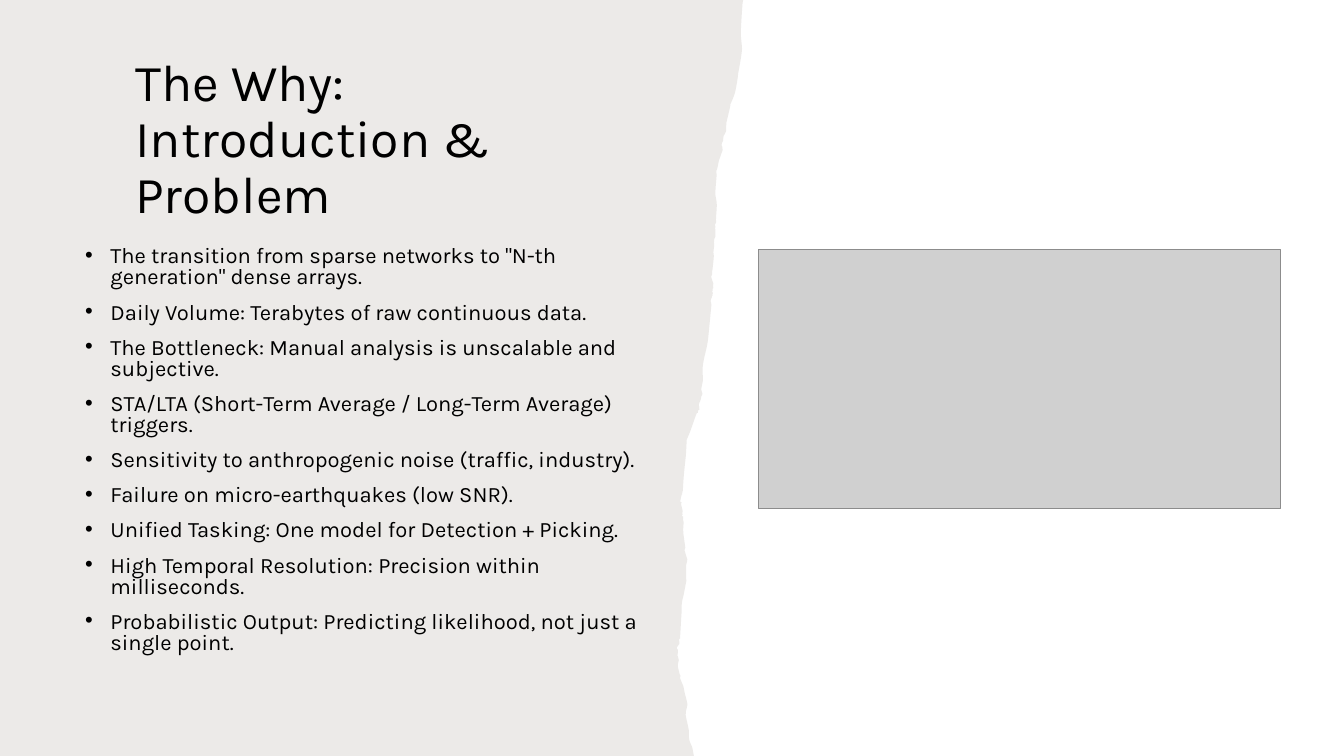
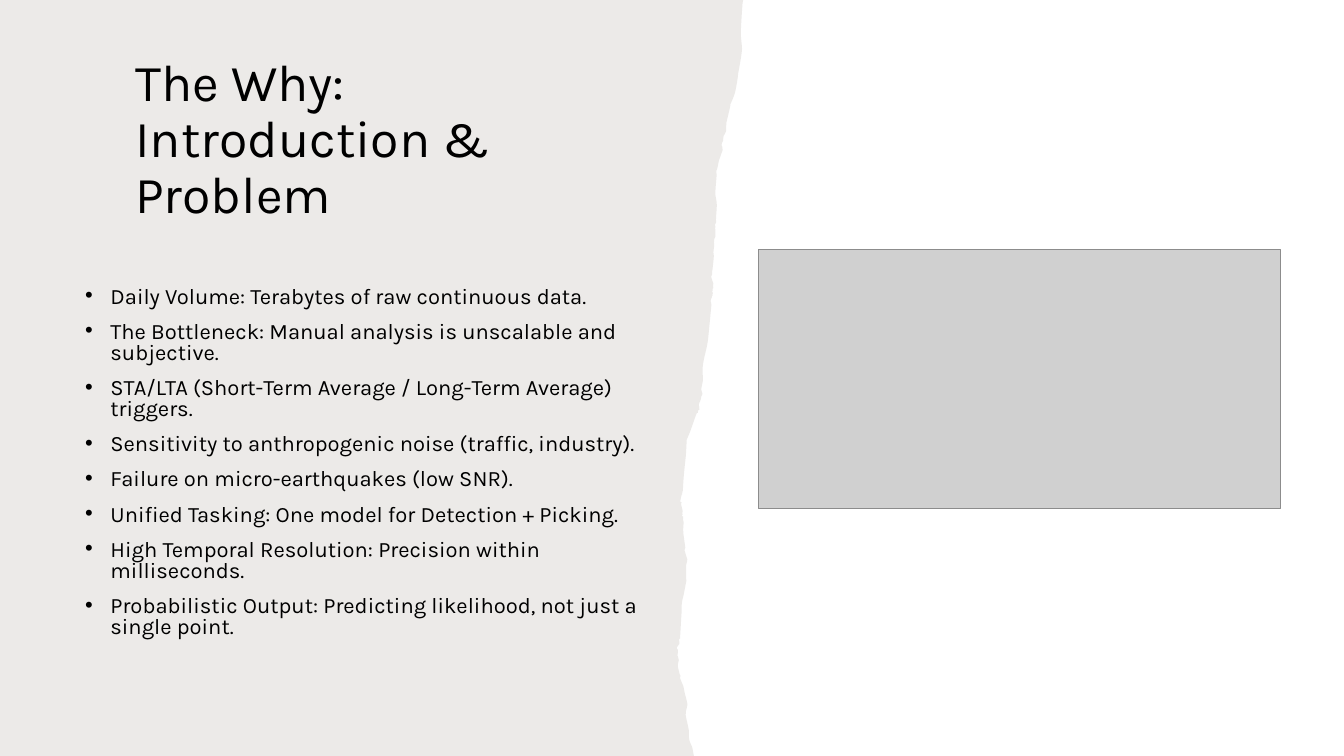
Before and after one commit to aleCatt/EQ_Physics_Project, a slide deck: slide 2 of Final_Presentation.pptx. Drawn at 1344x756 pixels with LibreOffice and Linux fonts; fonts in the diff are those of the drawing; grey boxes stand for pictures. Boxes give left, top, right and bottom in pixels: in the first picture for what was removed or moved away, otherwise in the second. Text is boxed around its words. In the diff, an @@ line names an element or a change of style, - is before the commit and + after.

```diff
--- a/Final_Presentation.pptx
+++ b/Final_Presentation.pptx
@@ text at bbox=[110, 248, 556, 290]: paragraph removed @@
-• The transition from sparse networks to "N-th generation" dense arrays.
```
